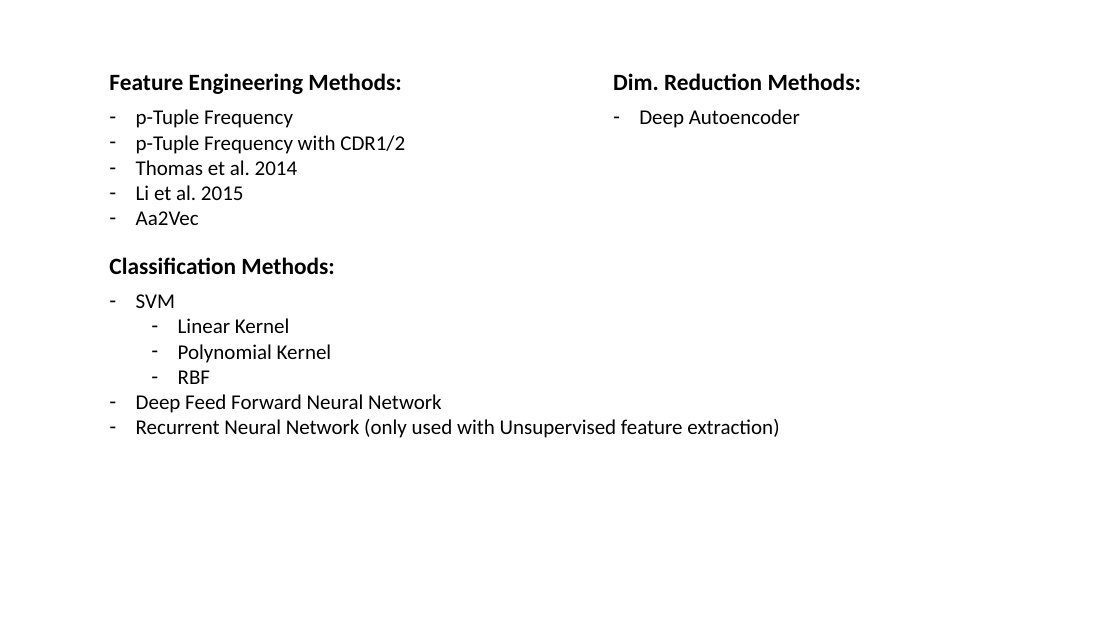
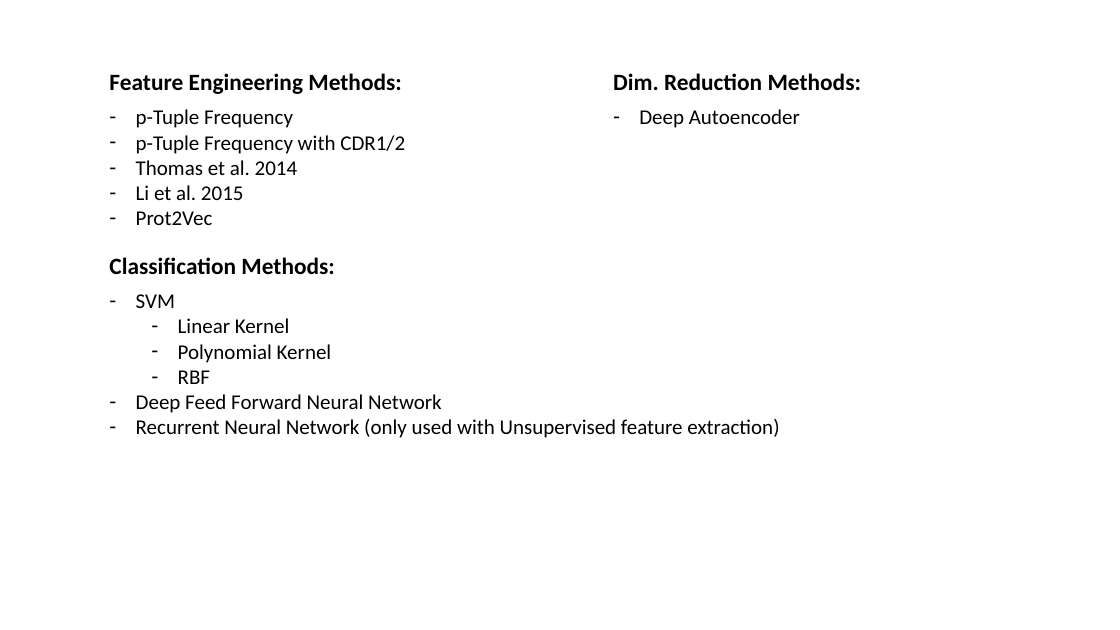
Before and after one commit to innate2adaptive/tcRIP, a slide deck: slide 24 of presentations/algorithm_overview.pptx (slide 4 before the commit). Drawn at 1120x630 pixels with LibreOffice and Linux fonts; fonts in the diff are those of the drawing. Boxes give left, top, right and bottom in pixels: in the first picture for what was removed or moved away, otherwise in the second. Text is boxed around its words. In the diff, an @@ line names an element or a change of style, - is before the commit and + after.

```diff
--- a/presentations/algorithm_overview.pptx
+++ b/presentations/algorithm_overview.pptx
@@ text at bbox=[136, 211, 213, 225]: text changed @@
-– Aa2Vec
+– Prot2Vec
```
Also in this commit, not shown: 4 other slides changed, 25 slides added, 22 other files.
